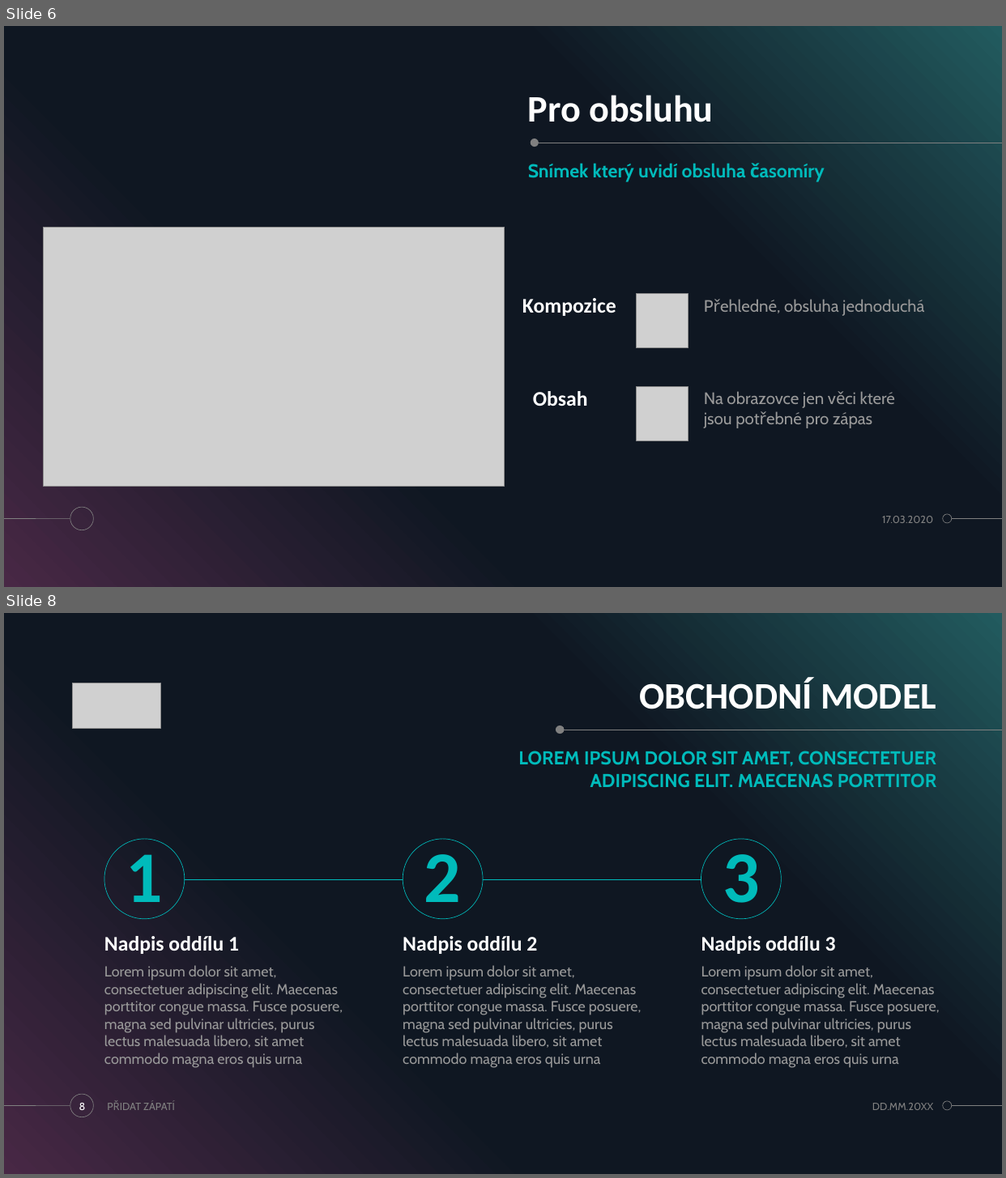
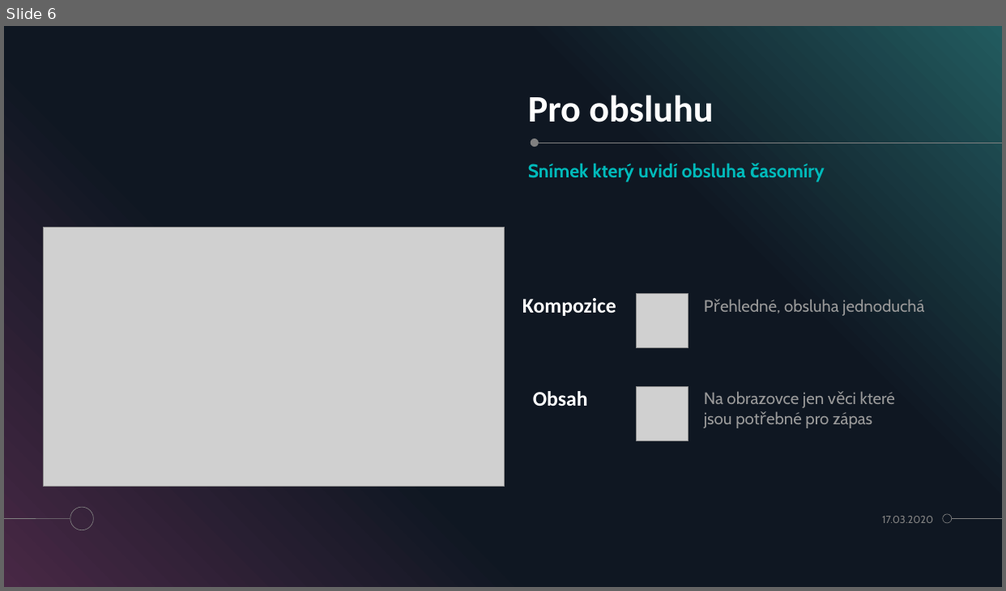
Before and after one commit to OpecenaPalacinka/UUR, a slide deck: Casomira/Prezentace casomiry.pptx. Shown one above the other, each under a label of ours: slides 6 and 8 before the commit, slide 6 after it; the slides between them are not shown. The pictures are 1006x1178 and 1006x591 pixels, drawn with LibreOffice and Linux fonts; fonts in the diff are those of the drawing; grey boxes stand for pictures. Boxes give left, top, right and bottom in pixels: in the first picture for what was removed or moved away, otherwise in the second. Text is boxed around its words. In the diff, an @@ line names an element or a change of style, - is before the commit and + after.

```diff
--- a/Casomira/Prezentace casomiry.pptx
+++ b/Casomira/Prezentace casomiry.pptx
@@ slide 8 removed at box(4, 613, 1002, 1174), background #000000; not listed: 5 template elements that a slide beside it also shows @@
@@ picture removed at box(72, 683, 160, 728) @@
@@ title removed at box(639, 678, 936, 709) @@
-OBCHODNÍ MODEL
@@ ellipse removed at box(556, 726, 565, 734) @@
@@ line removed from (1002, 730) to (560, 730) @@
@@ text removed at box(518, 751, 936, 788) @@
-LOREM IPSUM DOLOR SIT AMET, CONSECTETUER ADIPISCING ELIT. MAECENAS PORTTITOR
@@ text removed at box(104, 839, 185, 919) @@
-1
@@ text removed at box(403, 839, 484, 919) @@
-2
@@ text removed at box(701, 839, 781, 919) @@
-3
@@ line removed from (185, 879) to (403, 879) @@
@@ line removed from (484, 879) to (701, 879) @@
@@ text removed at box(104, 936, 239, 954) @@
-Nadpis oddílu 1
@@ text removed at box(403, 936, 537, 954) @@
-Nadpis oddílu 2
@@ text removed at box(701, 936, 836, 954) @@
-Nadpis oddílu 3
@@ text removed at box(104, 965, 343, 1068) @@
-Lorem ipsum dolor sit amet, consectetuer adipiscing elit. Maecenas porttitor congue massa. Fusce posuere, magna sed pulvinar ultricies, purus lectus malesuada libero, sit amet commodo magna eros quis urna
@@ text removed at box(403, 965, 641, 1068) @@
-Lorem ipsum dolor sit amet, consectetuer adipiscing elit. Maecenas porttitor congue massa. Fusce posuere, magna sed pulvinar ultricies, purus lectus malesuada libero, sit amet commodo magna eros quis urna
@@ text removed at box(701, 965, 940, 1068) @@
-Lorem ipsum dolor sit amet, consectetuer adipiscing elit. Maecenas porttitor congue massa. Fusce posuere, magna sed pulvinar ultricies, purus lectus malesuada libero, sit amet commodo magna eros quis urna
@@ page number removed at box(79, 1103, 86, 1110) @@
-8
@@ text removed at box(143, 1101, 175, 1110) @@
-PŘIDAT ZÁPATÍ
@@ text removed at box(872, 1103, 933, 1110) @@
-DD.MM.20XX
```
Also in this commit, not shown: 1 slide changed, 2 slides added, 18 other slides removed.
